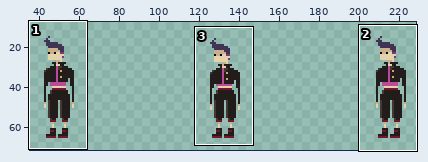
Sprite sheet -- Assets/Resources/Art/Sprites/Guard/Guard Idle.png. Above, an overview of the earlier version with the close-up marked.
Close-up. Old version:
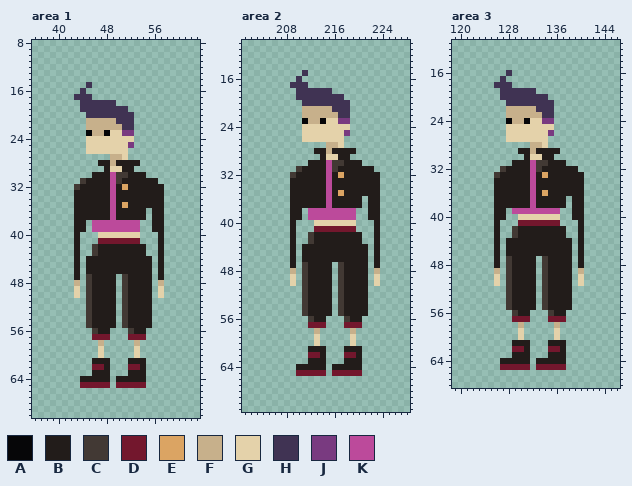
The file is 250x84 pixels. Shown: area 1: x 36..63, y 8..70; area 2: x 201..228, y 10..71; area 3: x 119..146, y 11..68. The old version is drawn lined up with the new one. The wide view leaves out empty margins.
Palette (. is transparent): A #060608  B #221c1a  C #423934  D #73172d  E #dba463  F #c7b08b  G #e4d2aa  H #403353  J #793a80  K #bc4a9b
Pixels before, area 1, first column x 43:
15 ..H............
16 .H.............
17 HHH............
18 .HHHHHH........
19 .HHHHHHHH......
20 ..HHHHHHHH.....
21 ..FFFFFHHH.....
22 ..FFFFFFHH.....
23 ..AFFAGGJJ.....
24 ..GGGGGGGG.....
25 ..GGGGGGGJ.....
26 ..GGGGGGG......
27 ......FFG......
28 ....BBFBBBB....
29 .....BGGBB.....
30 ...BBBKCCBBB...
31 .CBBBBKCBBBBBB.
32 CBBBBBKBEBBBBBB
33 BBBBBBKBBBBBBBB
34 BBBBBBKBBBBBBBB
35 BBBBBBKBEBBBBBB
36 BBBBBBKBBBBB.BB
37 BBBBBBKBBBBB.BB
38 BB.KKKKKKKK..BB
39 BB.KKKKKKKK..BB
40 B...GGGGGGG...B
41 B...DDDDDDD...B
42 B..CBBBBBBBB..B
43 B..CBBBBBBBB..B
44 B.BBBBBBBBBBB.B
45 B.BBBBBBBBBBB.B
46 B.BBBBBBBBBBB.B
47 B.CBBBB.CBBBB.B
48 F.CBBBB.CBBBB.F
49 G.CBBBB.CBBBB.G
50 G.CBBBB.CBBBB.G
51 ..CBBBB.CBBBB..
52 ..CBBBB.CBBBB..
53 ..CBBBB.CBBBB..
54 ..CBBBB.CBBBB..
55 ..CBBBB.CBBBB..
56 ...CBB...CBB...
57 ...DDD...DDD...
58 ....F.....F....
59 ....G.....G....
60 ....G.....G....
61 ...BBB...BBB...
62 ...DDB...DDB...
63 ...BBB...BBB...
64 .BBBBB.BBBBB...
65 .DDDDD.DDDDD...
Pixels before, area 2, first column x 209:
15 ..H............
16 .H.............
17 HHH............
18 .HHHHHH........
19 .HHHHHHHH......
20 ..HHHHHHHH.....
21 ..FFFFFHHH.....
22 ..FFFFFFHH.....
23 ..AFFAGGJJ.....
24 ..GGGGGGGG.....
25 ..GGGGGGGJ.....
26 ..GGGGGGG......
27 ......FFG......
28 ....BBFBBBB....
29 .....BGGBB.....
30 ...BBBKCCBBB...
31 .CBBBBKCBBBBBB.
32 CBBBBBKBEBBBBBB
33 BBBBBBKBBBBBBBB
34 BBBBBBKBBBBBBBB
35 BBBBBBKBEBBBBBB
36 BBBBBBKBBBBB.BB
37 BBBBBBKBBBBB.BB
38 BB.KKKKKKKK..BB
39 BB.KKKKKKKK..BB
40 B...GGGGGGG...B
41 B...DDDDDDD...B
42 B..CBBBBBBBB..B
43 B..CBBBBBBBB..B
44 B.BBBBBBBBBBB.B
45 B.BBBBBBBBBBB.B
46 B.BBBBBBBBBBB.B
47 B.CBBBB.CBBBB.B
48 F.CBBBB.CBBBB.F
49 G.CBBBB.CBBBB.G
50 G.CBBBB.CBBBB.G
51 ..CBBBB.CBBBB..
52 ..CBBBB.CBBBB..
53 ..CBBBB.CBBBB..
54 ..CBBBB.CBBBB..
55 ..CBBBB.CBBBB..
56 ...CBB...CBB...
57 ...DDD...DDD...
58 ....F.....F....
59 ....G.....G....
60 ....G.....G....
61 ...BBB...BBB...
62 ...DDB...DDB...
63 ...BBB...BBB...
64 .BBBBB.BBBBB...
65 .DDDDD.DDDDD...
Pixels before, area 3, first column x 126:
16 ..H............
17 .H.............
18 HHH............
19 .HHHHHH........
20 .HHHHHHHH......
21 ..HHHHHHHH.....
22 ..FFFFFHHH.....
23 ..FFFFFFHH.....
24 ..AFFAGGJJ.....
25 ..GGGGGGGG.....
26 ..GGGGGGGJ.....
27 ..GGGGGGG......
28 ......FFG......
29 ....BBFBBBB....
30 .....BGGBB.....
31 ...BBBKCCBBB...
32 .CBBBBKCBBBBBB.
33 CBBBBBKBEBBBBBB
34 BBBBBBKBBBBBBBB
35 BBBBBBKBBBBBBBB
36 BBBBBBKBEBBBBBB
37 BBBBBBKBBBBB.BB
38 BBBBBBKBBBBB.BB
39 BB.KKKKKKKK..BB
40 BB..GGGGGGG..BB
41 B...DDDDDDD...B
42 B..CBBBBBBBB..B
43 B..CBBBBBBBB..B
44 B.BBBBBBBBBBB.B
45 B.BBBBBBBBBBB.B
46 B.BBBBBBBBBBB.B
47 B.CBBBB.CBBBB.B
48 B.CBBBB.CBBBB.B
49 F.CBBBB.CBBBB.F
50 G.CBBBB.CBBBB.G
51 G.CBBBB.CBBBB.G
52 ..CBBBB.CBBBB..
53 ..CBBBB.CBBBB..
54 ..CBBBB.CBBBB..
55 ..CBBBB.CBBBB..
56 ...CBB...CBB...
57 ...DDD...DDD...
58 ....F.....F....
59 ....G.....G....
60 ....G.....G....
61 ...BBB...BBB...
62 ...DDB...DDB...
63 ...BBB...BBB...
64 .BBBBB.BBBBB...
65 .DDDDD.DDDDD...
After the commit:
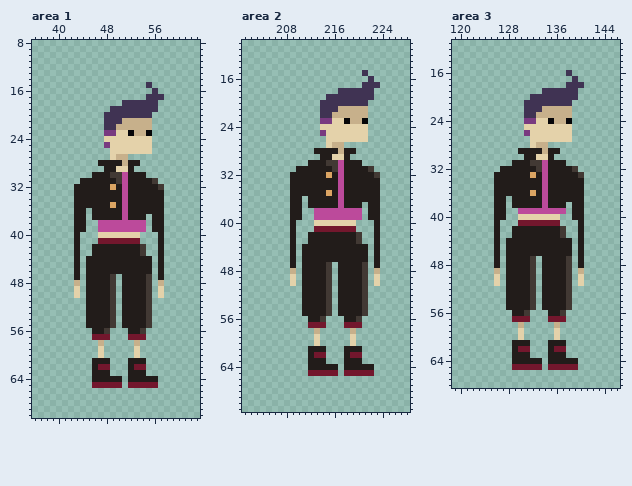
Difference:
whole drawing moved by +17,+1 (the old picture is shown already moved)
Changed rows in their new state; - is an unchanged pixel.
Area 1:
first column x 43:
15 --.---------H--
16 -.-----------H-
17 ...---------HHH
18 -......-HHHHHH-
19 -.....---HHHHH-
20 --...-----HHH--
21 --...HH-FFFFF--
22 --...HH-FFFFF--
23 --...JJ-GAFFA--
24 --...-----GGG--
25 --...J---GGGG--
26 --....---GGGG--
27 ------G-F------
28 ------B-F------
29 ------B-G------
30 ------C-K------
31 -B----B-K----C-
32 B-----E-K-----C
33 ------B-K------
34 ------B-K------
35 ------E-K------
36 --.---B-K---B--
37 --.---B-K------
38 ---.-------K---
39 ---.-------K---
42 ---B-------C---
43 ---B-------C---
first column x 45:
47 B---C-B---C
48 B---C-B---C
49 B---C-B---C
50 B---C-B---C
51 B---C-B---C
52 B---C-B---C
53 B---C-B---C
54 B---C-B---C
55 B---C-B---C
56 -B-C---B-C-
first column x 44:
62 --B-D---B-D--
64 ..---B-.---BB
65 ..---D-.---DD
Area 2:
first column x 209:
15 --.---------H--
16 -.-----------H-
17 ...---------HHH
18 -......-HHHHHH-
19 -.....---HHHHH-
20 --...-----HHH--
21 --...HH-FFFFF--
22 --...HH-FFFFF--
23 --...JJ-GAFFA--
24 --...-----GGG--
25 --...J---GGGG--
26 --....---GGGG--
27 ------G-F------
28 ------B-F------
29 ------B-G------
30 ------C-K------
31 -B----B-K----C-
32 B-----E-K-----C
33 ------B-K------
34 ------B-K------
35 ------E-K------
36 --.---B-K---B--
37 --.---B-K------
38 ---.-------K---
39 ---.-------K---
42 ---B-------C---
43 ---B-------C---
first column x 211:
47 B---C-B---C
48 B---C-B---C
49 B---C-B---C
50 B---C-B---C
51 B---C-B---C
52 B---C-B---C
53 B---C-B---C
54 B---C-B---C
55 B---C-B---C
56 -B-C---B-C-
first column x 210:
62 --B-D---B-D--
64 ..---B-.---BB
65 ..---D-.---DD
Area 3:
first column x 126:
16 --.---------H--
17 -.-----------H-
18 ...---------HHH
19 -......-HHHHHH-
20 -.....---HHHHH-
21 --...-----HHH--
22 --...HH-FFFFF--
23 --...HH-FFFFF--
24 --...JJ-GAFFA--
25 --...-----GGG--
26 --...J---GGGG--
27 --....---GGGG--
28 ------G-F------
29 ------B-F------
30 ------B-G------
31 ------C-K------
32 -B----B-K----C-
33 B-----E-K-----C
34 ------B-K------
35 ------B-K------
36 ------E-K------
37 --.---B-K---B--
38 --.---B-K------
39 ---.-------K---
42 ---B-------C---
43 ---B-------C---
first column x 128:
47 B---C-B---C
48 B---C-B---C
49 B---C-B---C
50 B---C-B---C
51 B---C-B---C
52 B---C-B---C
53 B---C-B---C
54 B---C-B---C
55 B---C-B---C
56 -B-C---B-C-
first column x 127:
62 --B-D---B-D--
64 ..---B-.---BB
65 ..---D-.---DD
Changed places in both close-ups, as pixel boxes (x1, y1, x2, y2):
changed: (74, 82, 164, 256)
changed: (86, 274, 152, 334)
changed: (80, 364, 158, 388)
changed: (290, 70, 380, 322)
changed: (296, 352, 374, 376)
changed: (494, 70, 584, 238)
changed: (506, 256, 572, 316)
changed: (500, 346, 578, 370)
